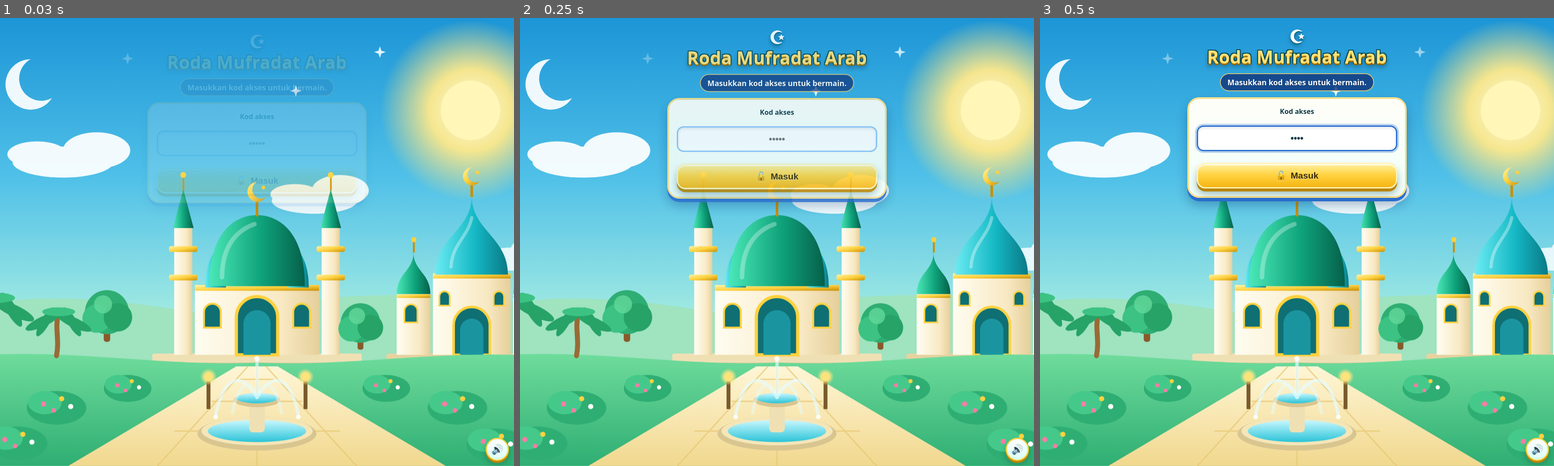
Above: before the commit, frames 1-3 (left to right).
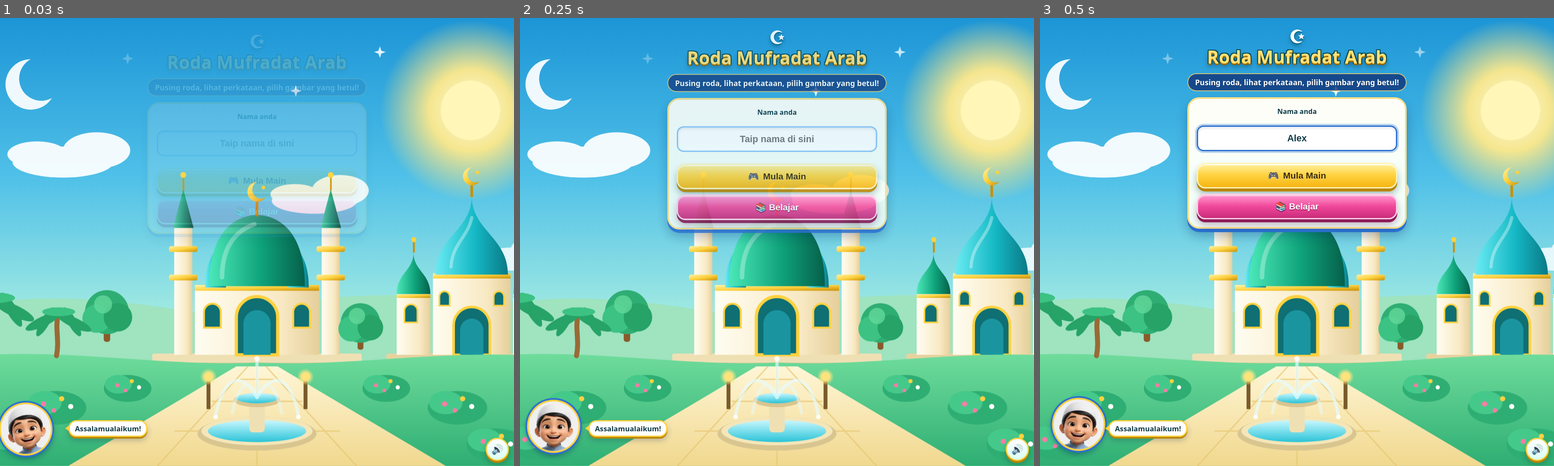
Above: after the commit, the same moments.

Repository: muzaffarhebat-svg/GAME-RODA-MUFRADAT-BAHASA-ARAB
Game: browser game, page index.html
Two runs of this game, one before a commit and one after it. Both use one fixed random seed, a clock stepped at 60 frames per second and the inputs below.
Inputs (mouse positions are in pixels of both pictures, inside the frame that each line leads up to):
- Up to frame 1 (0.03 s): no input
- Up to frame 2 (0.25 s): no input
- Up to frame 3 (0.5 s): click (1297, 138) at 0.27 s; type "Alex" at 0.27 s

The runs differ from the first frame. In frame 1, 3.4% of the frame differs, in the area x 0-72%, y 13-99%; in frame 2, 6.8%; in frame 3, 6.8%, in the area x 2-72%, y 12-98%.

Commit message:
Update index.html

Diff:
--- a/index.html
+++ b/index.html
@@ -23,7 +23,7 @@
 .btn.alt{background:#fff;box-shadow:0 5px 0 #bdb3f0}
 #spinBtn:disabled+#learnWheelBtn{opacity:.5;cursor:not-allowed}
 .err{color:var(--no);font-weight:700;min-height:1.3em;margin:6px 0 0}
-#bar{display:none;width:100%;justify-content:space-between;color:#fff;font-weight:700;padding:4px 4px 10px;gap:8px}
+#bar{display:none;width:100%;justify-content:space-between;align-items:center;flex-wrap:wrap;color:#fff;font-weight:700;padding:4px 4px 10px;gap:8px}
 #bar span{background:rgba(255,255,255,.3);border-radius:12px;padding:6px 12px}
 #wheelWrap{position:relative;width:min(88vw,340px);aspect-ratio:1}
 #wheel{width:100%;height:100%;display:block;border-radius:50%;box-shadow:0 0 0 8px var(--sun),0 10px 24px rgba(0,0,0,.35)}
@@ -134,6 +134,10 @@
 
 /* bar status */
 #bar span{background:linear-gradient(#12a07c,#0b7a5e);color:#fff;border:2px solid #ffe08a;border-radius:14px;font-size:1.05rem;font-weight:800;box-shadow:0 3px 0 #06604a;text-shadow:0 1px 1px rgba(0,0,0,.35)}
+/* butang HOME / Menu Utama (dalam bar permainan) */
+#menuBtn{font-family:inherit;background:linear-gradient(#bf94ff,#8c52f0 50%,#6a35c8);color:#fff;border:2px solid #e2d0ff;border-radius:14px;font-size:1rem;font-weight:800;padding:6px 12px;box-shadow:0 3px 0 #45229a;text-shadow:0 1px 1px rgba(40,0,90,.5);cursor:pointer;white-space:nowrap}
+#menuBtn:active{transform:translateY(2px);box-shadow:0 1px 0 #45229a}
+#menuBtn:focus-visible{outline:4px solid #0b5fd6;outline-offset:2px}
 
 /* roda */
 #wheel{box-shadow:0 0 0 7px #ffd23f,0 0 0 12px #0b8a69,0 14px 26px rgba(0,40,60,.45)}
@@ -330,20 +334,9 @@
 <div id="app">
  <div id="bad"></div>
  <p id="audioMsg" class="sub" role="status"></p>
- <div id="bar"><span id="bName"></span><span id="bScore">⭐ 0 markah</span><span id="bProg">0/10</span></div>
-
- <section id="s-gate" class="screen on">
-  <h1>Roda Mufradat Arab</h1>
-  <p class="sub">Masukkan kod akses untuk bermain.</p>
-  <div class="panel">
-   <label for="ak" style="font-weight:700">Kod akses</label><br><br>
-   <input id="ak" type="password" inputmode="numeric" autocomplete="off" maxlength="12" placeholder="•••••">
-   <p class="err" id="akErr"></p>
-   <button class="btn" id="akBtn" type="button">Masuk</button>
-  </div>
- </section>
-
- <section id="s-start" class="screen">
+ <div id="bar"><span id="bName"></span><span id="bScore">⭐ 0 markah</span><span id="bProg">0/10</span><button id="menuBtn" type="button" aria-label="Kembali ke Menu Utama">🏠 Menu Utama</button></div>
+
+ <section id="s-start" class="screen on">
   <h1>Roda Mufradat Arab</h1>
   <p class="sub">Pusing roda, lihat perkataan, pilih gambar yang betul!</p>
   <div class="panel">
@@ -481,7 +474,7 @@
 }
 function shuffle(a){a=a.slice();for(var i=a.length-1;i>0;i--){var j=Math.floor(Math.random()*(i+1));var t=a[i];a[i]=a[j];a[j]=t;}return a;}
 function showScreen(id){
- ["s-gate","s-start","s-wheel","s-q","s-res","s-learn","s-topic","s-cert","s-flip","s-match"].forEach(function(s){$(s).classList.toggle("on",s===id);});
+ ["s-start","s-wheel","s-q","s-res","s-learn","s-topic","s-cert","s-flip","s-match"].forEach(function(s){$(s).classList.toggle("on",s===id);});
  $("bar").style.display=(id==="s-wheel"||id==="s-q"||id==="s-flip"||id==="s-match")?"flex":"none";
  window.scrollTo(0,0);
  try{avScreen(id);}catch(e){}
@@ -507,11 +500,21 @@
  $("bName").textContent=S.name;$("bScore").textContent="⭐ "+S.score+" markah";
  $("bProg").textContent=Math.min(S.n+1,ROUND_LEN)+"/"+ROUND_LEN;
 }
-function startGame(name){if(!UNLOCKED)return;S.name=name;loadMastered();resetGame();try{avSay("Jom mula, "+name+"!",2400);}catch(e){}}
+function startGame(name){S.name=name;loadMastered();resetGame();try{avSay("Jom mula, "+name+"!",2400);}catch(e){}}
 function resetGame(){
  S.score=0;S.n=0;S.wrong=[];S.cur=null;S.answered=true;S.spinning=false;
  S.seen={};try{avReset();}catch(e){}musicStart();
  updateBar();prepareWheel();showScreen("s-wheel");
+}
+/* HOME: batalkan proses tertangguh (pusingan roda / tamat pusingan) supaya tidak kembali ke permainan */
+var homeGen=0;
+function goHome(){
+ homeGen++;S.spinning=false;
+ try{musicStop();}catch(e){}
+ try{if(AUDIO)speechSynthesis.cancel();}catch(e){}
+ try{stopRec();}catch(e){}
+ $("audioMsg").textContent="";
+ showScreen("s-start");
 }
 function pool(){return WORDS.filter(function(w){return !S.seen[w.id];});}
 
@@ -564,8 +567,10 @@
  if(S.spinning||!S.answered||!pool().length)return;
  S.spinning=true;$("spinBtn").disabled=true;$("spinMsg").textContent="Berpusing...";
  var plan=planSpin(),seg=plan.seg,start=S.rot,end=plan.end,dur=4200,t0=null,span=360/S.segs.length,lastI=Math.floor(start/span),lastT=0;
+ var gen=homeGen;
  sfx("spin");try{avSpinning();}catch(e){}
  function step(ts){
+  if(gen!==homeGen)return;   /* HOME ditekan: hentikan pusingan */
   if(t0===null)t0=ts;
   var p=Math.min((ts-t0)/dur,1),e=1-Math.pow(1-p,3);
   S.rot=start+(end-start)*e;
@@ -580,12 +585,13 @@
  return c[Math.floor(Math.random()*c.length)];
 }
 function onSpinEnd(seg){
+ var gen=homeGen;
  S.spinning=false;sfx("ting");try{avSpinEnd(seg.cat);}catch(e){}
  if(MODE[seg.cat]&&pool().filter(function(x){return x.cat===seg.cat;}).length>=2){
-  $("spinMsg").textContent="Tema: "+CATS[seg.cat].ms+(MODE[seg.cat]==="flip"?" 🃏":" 🔗");setTimeout(function(){(MODE[seg.cat]==="flip"?startFlip:startMatch)(seg.cat);},900);return;}
+  $("spinMsg").textContent="Tema: "+CATS[seg.cat].ms+(MODE[seg.cat]==="flip"?" 🃏":" 🔗");setTimeout(function(){if(gen===homeGen)(MODE[seg.cat]==="flip"?startFlip:startMatch)(seg.cat);},900);return;}
  var w=pickWord(seg.cat);S.seen[w.id]=true;S.cur=w;
  $("spinMsg").textContent="Tema: "+CATS[seg.cat].ms;
- setTimeout(function(){renderQuestion(w);},900);
+ setTimeout(function(){if(gen===homeGen)renderQuestion(w);},900);
 }
 function clash(a,b){return CONFLICTS.some(function(p){return (p[0]===a.ms&&p[1]===b.ms)||(p[1]===a.ms&&p[0]===b.ms);});}
 function buildOptions(w){
@@ -780,7 +786,7 @@
 function inGame(){return["s-wheel","s-q","s-flip","s-match"].some(function(id){return $(id).classList.contains("on");});}
 /* ===== MINI GAME KAD PUSING ===== */
 function startFlip(cat){
- var ws=shuffle(pool().filter(function(w){return w.cat===cat;})).slice(0,4),cs=[];
+ var ws=shuffle(pool().filter(function(w){return w.cat===cat;})).slice(0,2),cs=[];   /* 2 pasangan = 4 kad (2 perkataan + 2 gambar) */
  ws.forEach(function(w){S.seen[w.id]=true;cs.push({w:w,k:"a"},{w:w,k:"p"});});
  S.answered=false;S.flip={cards:shuffle(cs),open:[],lock:false,left:ws.length,tot:ws.length,mis:{},perfect:0};
  var h=$("fCat");h.textContent=CATS[cat].ms;h.style.background=CATS[cat].c;
@@ -869,7 +875,6 @@
 }
 /* ===== BELAJAR ===== */
 function renderLearn(){
- if(!UNLOCKED)return;
  var b=$("topics");b.innerHTML="";
  Object.keys(CATS).forEach(function(k){
   var n=WORDS.filter(function(w){return w.cat===k;}).length,e=document.createElement("button");
@@ -1002,6 +1007,7 @@
 $("matchNext").addEventListener("click",nextRound);
 $("againBtn").addEventListener("click",resetGame);
 $("homeBtn").addEventListener("click",function(){S.seen={};showScreen("s-start");});
+$("menuBtn").addEventListener("click",goHome);
 if(!AUDIO)$("sayBtn").style.display="none";
 else{loadVoices();try{speechSynthesis.addEventListener("voiceschanged",loadVoices);}catch(e){}$("sayBtn").addEventListener("click",function(){speakWord(S.cur);});}
 $("learnBtn").addEventListener("click",renderLearn);
@@ -1013,24 +1019,9 @@
 $("certBack").addEventListener("click",function(){showScreen("s-res");});
 $("printBtn").addEventListener("click",function(){window.print();});
 
-/* ===== KOD AKSES ===== */
-/* Nota: ini hanya halangan ringan. Kod disimpan sebagai cincangan, tetapi sesiapa yang boleh membuka fail ini masih boleh mengubah atau menyalinnya. */
-var ACCESS_HASH=4120073850198890,UNLOCKED=false;
-function h53(str){var h1=0xdeadbeef,h2=0x41c6ce57;for(var i=0,ch;i<str.length;i++){ch=str.charCodeAt(i);h1=Math.imul(h1^ch,2654435761);h2=Math.imul(h2^ch,1597334677);}
- h1=Math.imul(h1^(h1>>>16),2246822507)^Math.imul(h2^(h2>>>13),3266489909);h2=Math.imul(h2^(h2>>>16),2246822507)^Math.imul(h1^(h1>>>13),3266489909);return 4294967296*(2097151&h2)+(h1>>>0);}
-function tryUnlock(){
- var c=$("ak").value.trim();
- if(h53("mufradat:"+c)===ACCESS_HASH){
-  UNLOCKED=true;$("akErr").textContent="";$("ak").value="";
-  try{localStorage.setItem("mufradat-akses",String(ACCESS_HASH));}catch(e){}
-  showScreen("s-start");
- }else{$("akErr").textContent="Kod tidak betul. Cuba lagi.";$("ak").value="";$("ak").focus();}
-}
-$("akBtn").addEventListener("click",tryUnlock);
-$("ak").addEventListener("keydown",function(e){if(e.key==="Enter")tryUnlock();});
-try{if(localStorage.getItem("mufradat-akses")===String(ACCESS_HASH)){UNLOCKED=true;showScreen("s-start");}}catch(e){}
 emojiOK=detectEmoji();
 if(validateWords()){}else{$("goBtn").disabled=true;}
+showScreen("s-start");
 </script>
 </body>
 </html>
